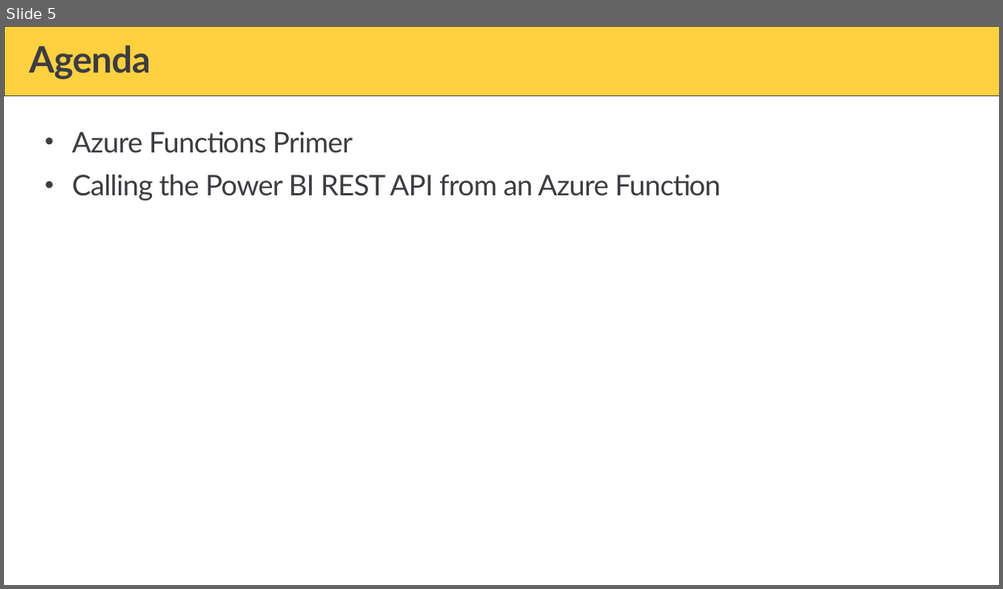
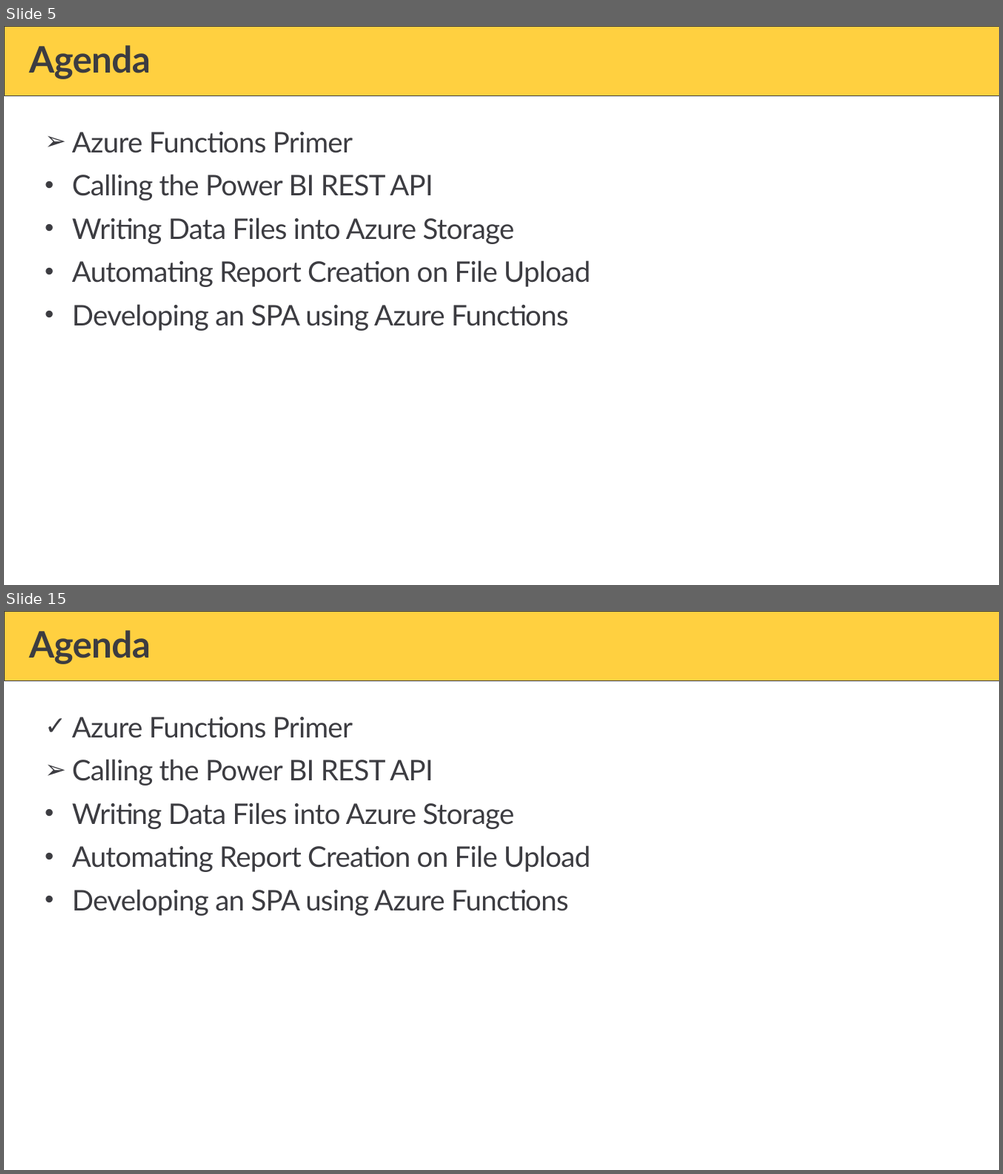
Before and after one commit to PowerBiDevCamp/Camp-Sessions, a slide deck: Session 23 - Developing for Power BI using Azure Functions.pptx. Shown one above the other, each under a label of ours: slide 5 before the commit, slides 5 and 15 after it; the slides between them are not shown. The pictures are 1003x589 and 1003x1174 pixels, drawn with LibreOffice and Linux fonts; fonts in the diff are those of the drawing; background and template pictures are left out. Boxes give left, top, right and bottom in pixels: in the first picture for what was removed or moved away, otherwise in the second. Text is boxed around its words. In the diff, an @@ line names an element or a change of style, - is before the commit and + after.

```diff
--- a/Session 23 - Developing for Power BI using Azure Functions.pptx
+++ b/Session 23 - Developing for Power BI using Azure Functions.pptx
@@ slide 15 added at (4,611,999,1170), background #FFFFFF; not listed: 1 template element that a slide beside it also shows @@
@@ title added at (29,630,151,664), 36 pt, text #3C3C41, bold @@
+Agenda
@@ text added at (72,717,590,916), 28 pt, text #3C3C41 @@
+✓ Azure Functions Primer
+➢ Calling the Power BI REST API
+• Writing Data Files into Azure Storage
+• Automating Report Creation on File Upload
+• Developing an SPA using Azure Functions
@@ slide 5 changed as well @@
@@ text at (72,174,590,331): text changed @@
-• Calling the Power BI REST API from an Azure Function
+• Calling the Power BI REST API
+• Writing Data Files into Azure Storage
+• Automating Report Creation on File Upload
+• Developing an SPA using Azure Functions
```
Also in this commit, not shown: 2 other slides changed, 40 other slides added, 4 slides removed, 2 other files.
